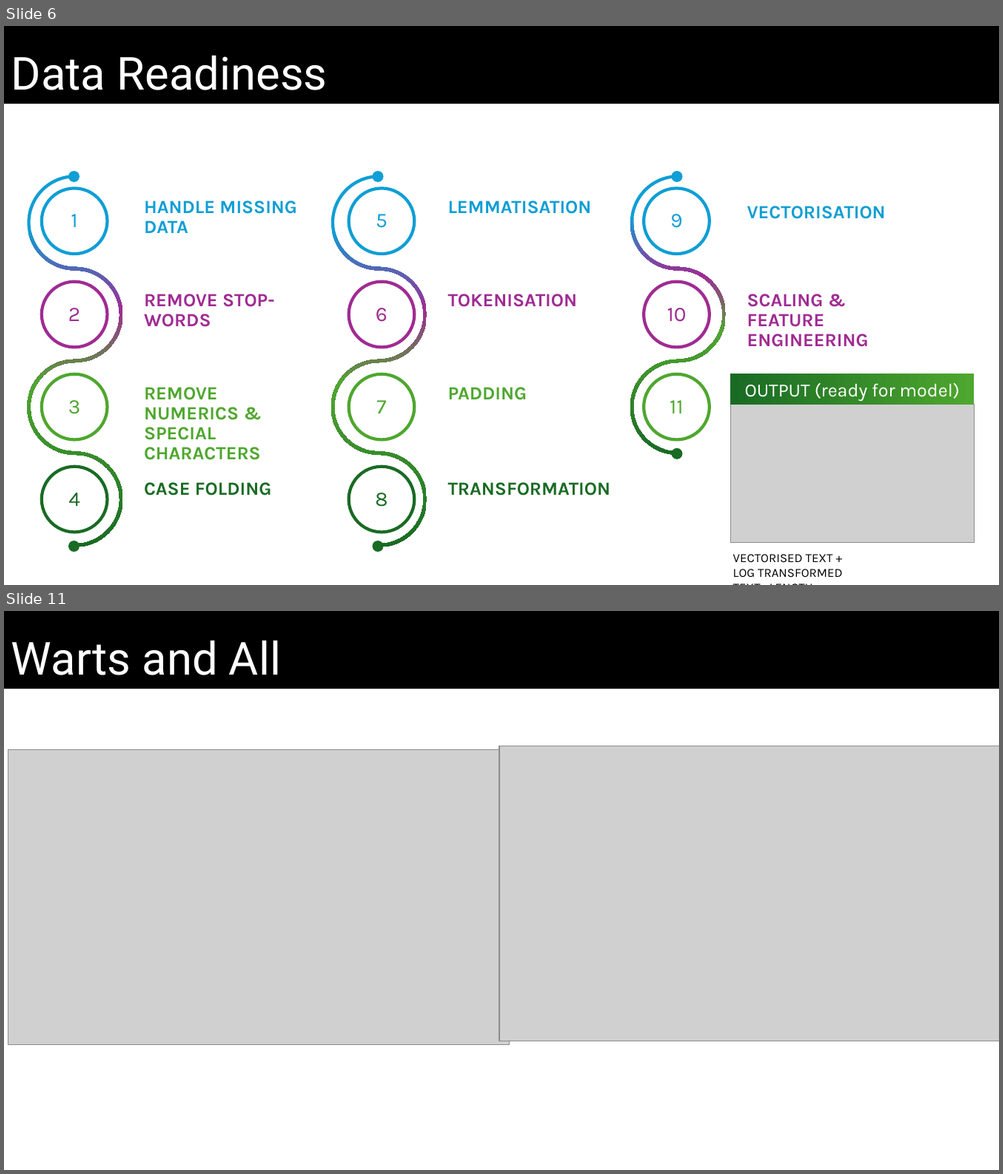
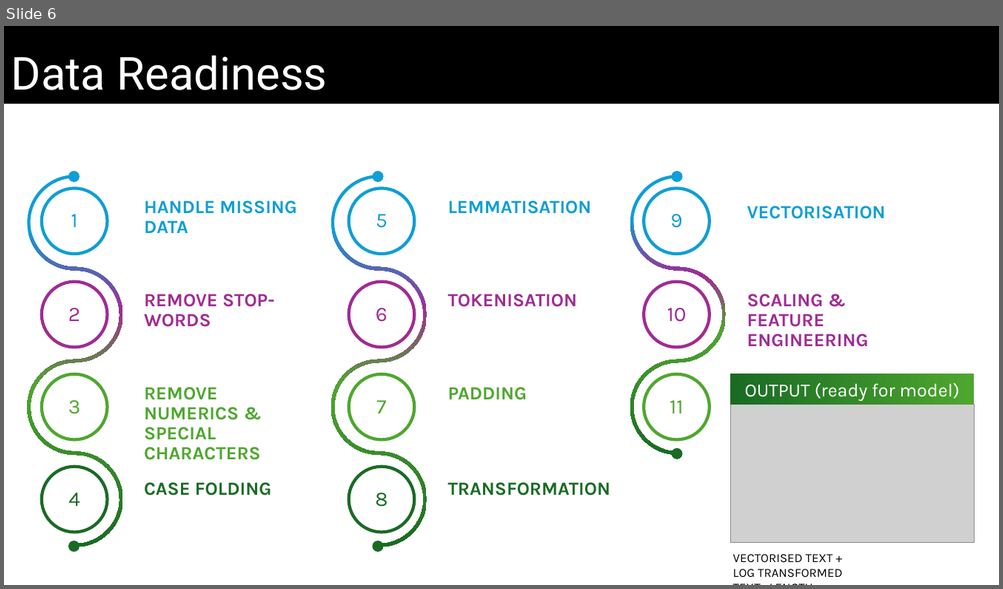
Before and after one commit to Whereiswendy/Fake-News-Predictor, a slide deck: DRAFT_Slides_v0.2_ww.pptx. Shown one above the other, each under a label of ours: slides 6 and 11 before the commit, slide 6 after it; the slides between them are not shown. The pictures are 1003x1174 and 1003x589 pixels, drawn with LibreOffice and Linux fonts; fonts in the diff are those of the drawing; grey boxes stand for pictures. Boxes give left, top, right and bottom in pixels: in the first picture for what was removed or moved away, otherwise in the second. Text is boxed around its words. In the diff, an @@ line names an element or a change of style, - is before the commit and + after.

```diff
--- a/DRAFT_Slides_v0.2_ww.pptx
+++ b/DRAFT_Slides_v0.2_ww.pptx
@@ slide 11 removed at (4,611,999,1170), background #FFFFFF @@
@@ rectangle removed at (4,611,999,689) @@
-Warts and All
@@ picture removed at (8,750,509,1045) @@
@@ picture removed at (499,746,999,1042) @@
```
Also in this commit, not shown: 4 slides changed, 2 slides added, 1 other slide removed, 1 other file.
